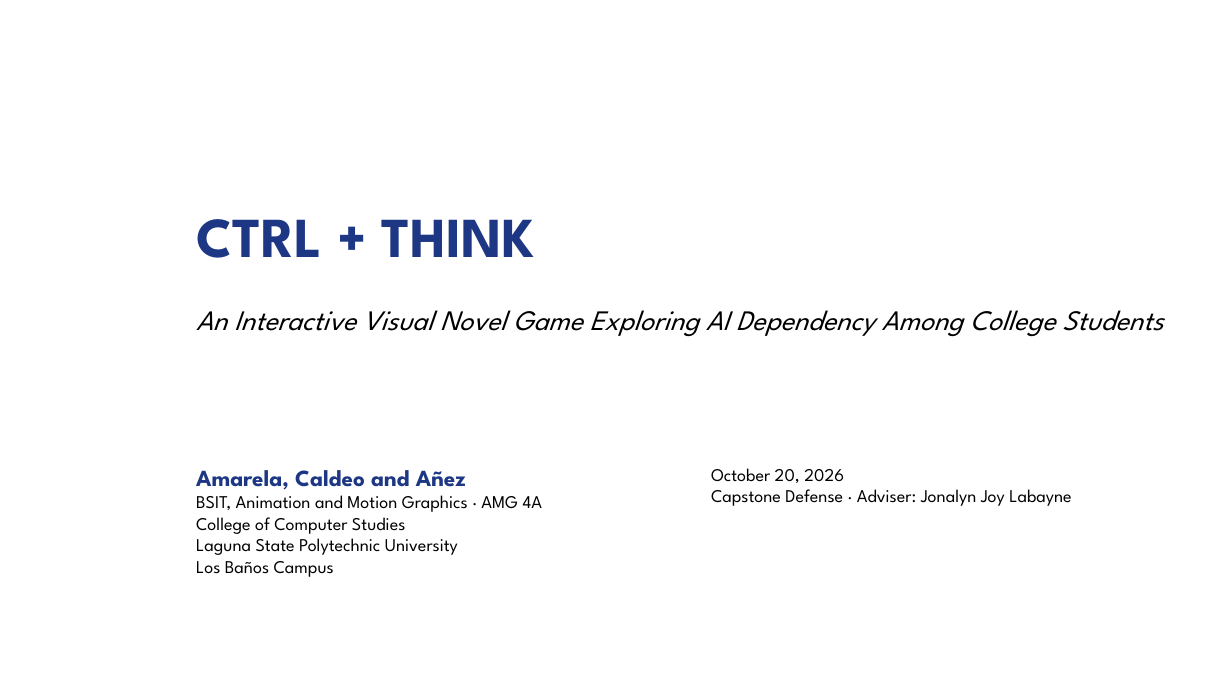
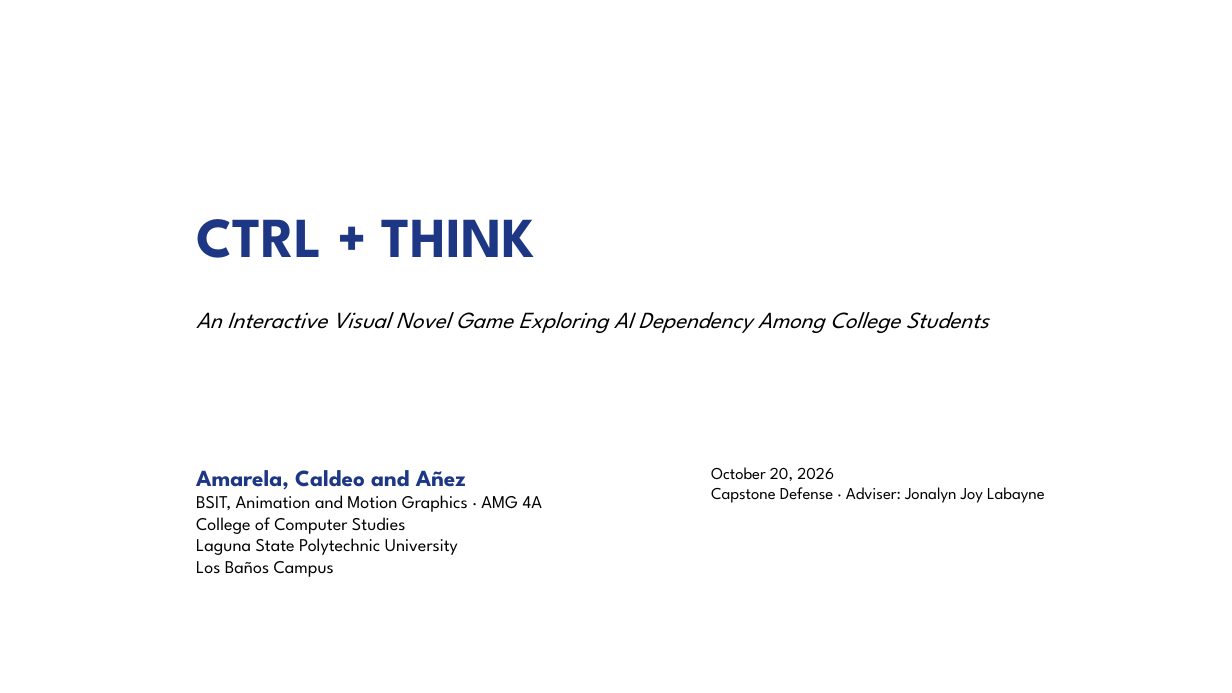
Before and after one commit to Drei550/my_project, a slide deck: slide 1 of slides/Ctrl_Think_Defense_LSPU_2_updated.pptx. Drawn at 1232x693 pixels with LibreOffice and Linux fonts; fonts in the diff are those of the drawing; background and template pictures are left out. Boxes give left, top, right and bottom in pixels: in the first picture for what was removed or moved away, otherwise in the second. Text is boxed around its words. In the diff, an @@ line names an element or a change of style, - is before the commit and + after.

```diff
--- a/slides/Ctrl_Think_Defense_LSPU_2_updated.pptx
+++ b/slides/Ctrl_Think_Defense_LSPU_2_updated.pptx
@@ text "An Interactive Visual Novel Game ..." at (x1=196, y1=312, x2=989, y2=333): size 22 to 18 pt @@
@@ text "October 20, 2026" at (x1=711, y1=467, x2=1045, y2=503): size 14 to 13 pt @@
```
Also in this commit, not shown: 3 other slides changed, 1 other file.
